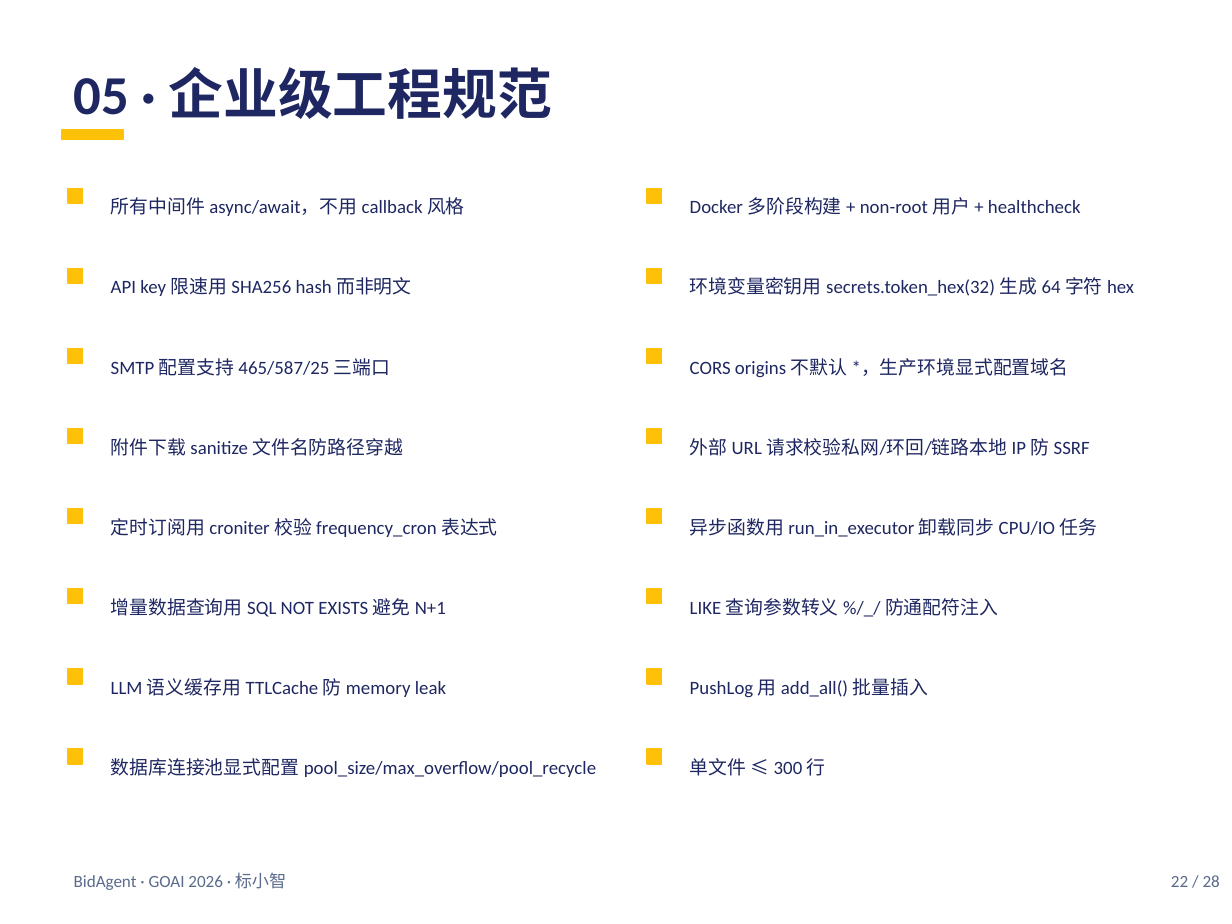
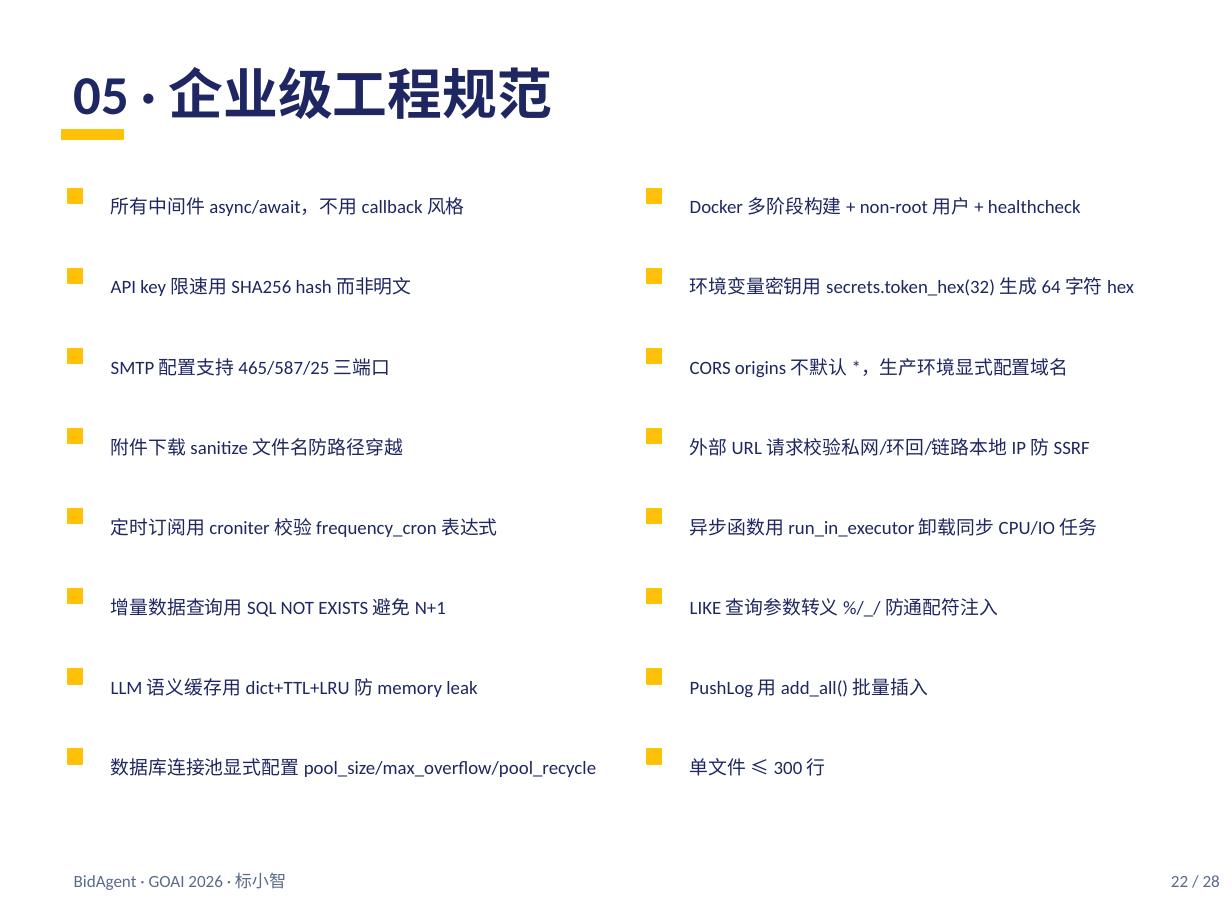
Before and after one commit to tlyyxjz/BidAgent, a slide deck: slide 22 of _w2_report/proposal.pptx. Drawn at 1232x924 pixels with LibreOffice and Linux fonts; fonts in the diff are those of the drawing. Boxes give left, top, right and bottom in pixels: in the first picture for what was removed or moved away, otherwise in the second. Text is boxed around its words. In the diff, an @@ line names an element or a change of style, - is before the commit and + after.

```diff
--- a/_w2_report/proposal.pptx
+++ b/_w2_report/proposal.pptx
@@ text at box(111, 678, 477, 697): text changed @@
-LLM 语义缓存用 TTLCache 防 memory leak
+LLM 语义缓存用 dict+TTL+LRU 防 memory leak
```
Also in this commit, not shown: 4 other slides changed, 23 other files.
